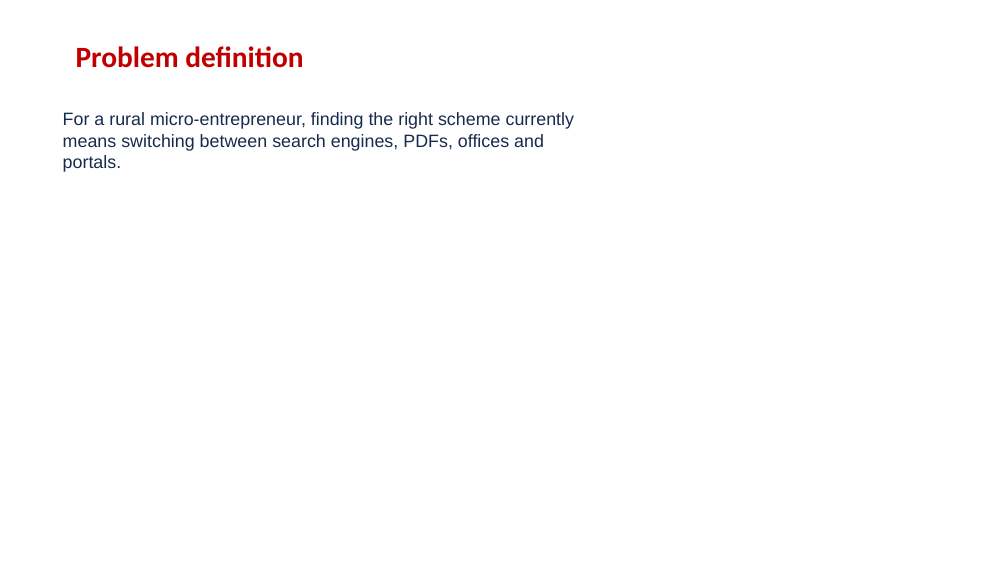
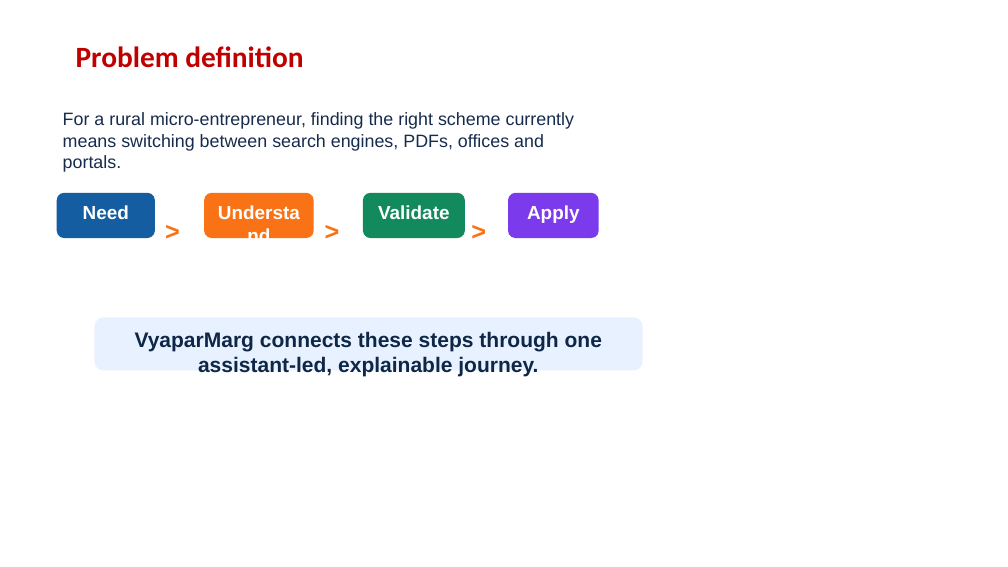
Before and after one commit to rangeshsha-Rookie/VyaparMarg, a slide deck: slide 4 of VyaparMarg_Project_Presentation.pptx. Drawn at 1008x567 pixels with LibreOffice and Linux fonts; fonts in the diff are those of the drawing; background and template pictures are left out. Boxes give left, top, right and bottom in pixels: in the first picture for what was removed or moved away, otherwise in the second. Text is boxed around its words. In the diff, an @@ line names an element or a change of style, - is before the commit and + after.

Commit message:
feat: update VyaparMarg project presentations and platform implementation

```diff
--- a/VyaparMarg_Project_Presentation.pptx
+++ b/VyaparMarg_Project_Presentation.pptx
@@ rounded rectangle added at box(57, 193, 155, 238), fill #145DA0, 18 pt, text #FFFFFF, bold @@
+Need
@@ right arrow added at box(155, 203, 197, 229), 24 pt, text #F97316, bold @@
+>
@@ rounded rectangle added at box(204, 193, 314, 238), fill #F97316, 18 pt, text #FFFFFF, bold @@
+Understand
@@ right arrow added at box(315, 203, 356, 229), 24 pt, text #F97316, bold @@
+>
@@ rounded rectangle added at box(363, 193, 465, 238), fill #138A5E, 18 pt, text #FFFFFF, bold @@
+Validate
@@ right arrow added at box(461, 203, 503, 229), 24 pt, text #F97316, bold @@
+>
@@ rounded rectangle added at box(508, 193, 599, 238), fill #7C3AED, 18 pt, text #FFFFFF, bold @@
+Apply
@@ rounded rectangle added at box(95, 318, 643, 371), fill #E8F1FF, 20 pt, text #0F2747, bold @@
+VyaparMarg connects these steps through one assistant-led, explainable journey.
```
Also in this commit, not shown: 9 slides added, 9 slides removed, 5 other files.
